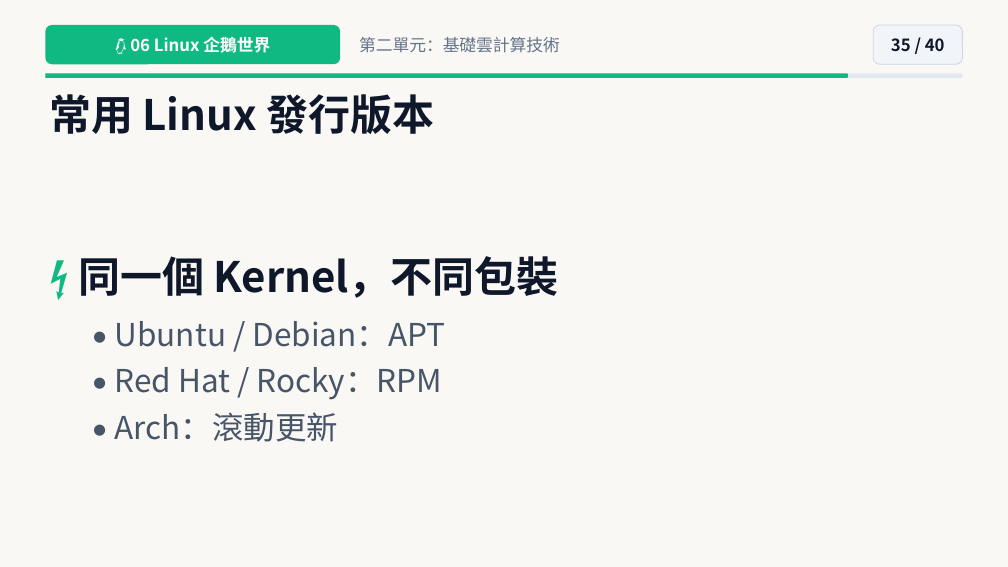
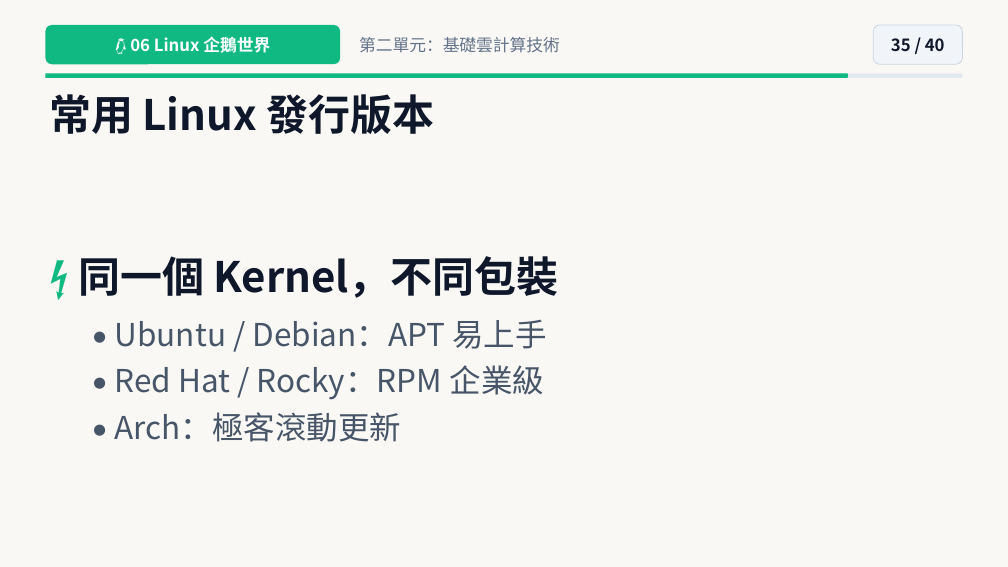
Before and after one commit to joe-ging/seed-cloud-curriculum, a slide deck: slide 35 of downloads/Deck01_Cloud_Level2_NextGen_Pixar_Theme.pptx. Drawn at 1008x567 pixels with LibreOffice and Linux fonts; fonts in the diff are those of the drawing. Boxes give left, top, right and bottom in pixels: in the first picture for what was removed or moved away, otherwise in the second. Text is boxed around its words. In the diff, an @@ line names an element or a change of style, - is before the commit and + after.

```diff
--- a/downloads/Deck01_Cloud_Level2_NextGen_Pixar_Theme.pptx
+++ b/downloads/Deck01_Cloud_Level2_NextGen_Pixar_Theme.pptx
@@ text at [115, 319, 546, 442]: text changed @@
-• Ubuntu / Debian：APT
-• Red Hat / Rocky：RPM
-• Arch：滾動更新
+• Ubuntu / Debian：APT 易上手
+• Red Hat / Rocky：RPM 企業級
+• Arch：極客滾動更新
```
Also in this commit, not shown: 22 other slides changed, 24 other files.
